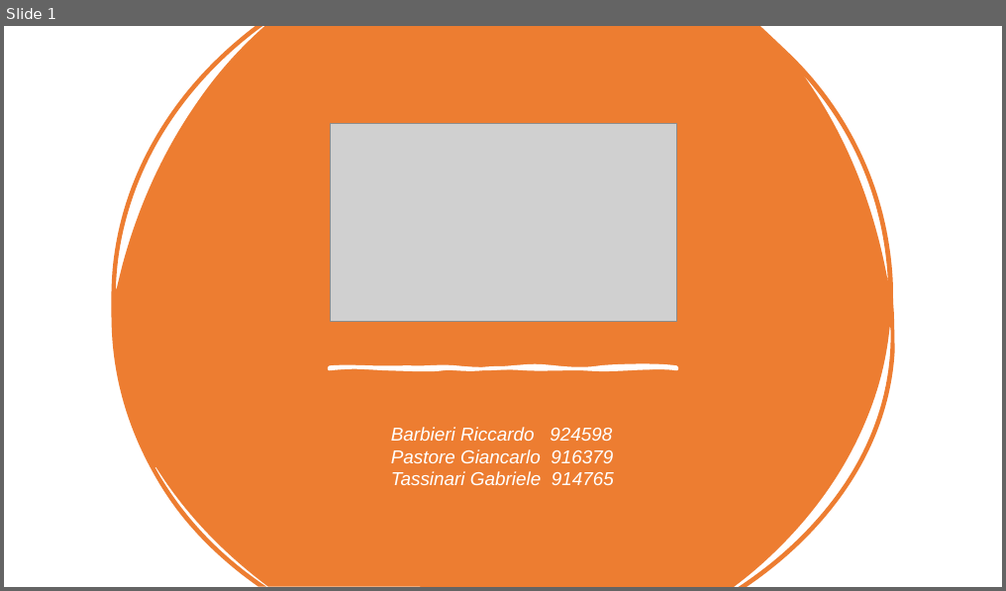
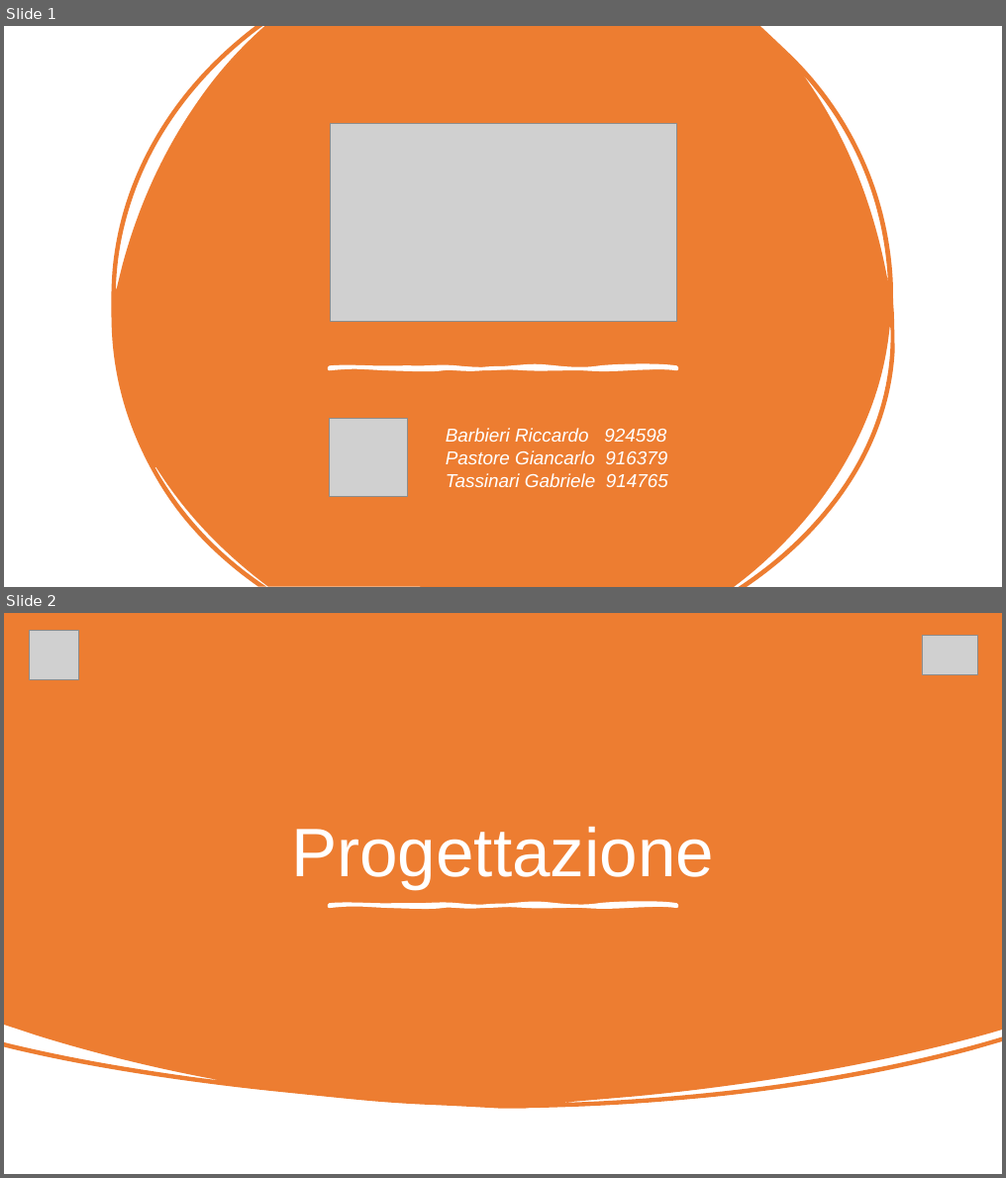
Before and after one commit to RiccardoBarbieri/iovoto, a slide deck: ioVoto.pptx. Shown one above the other, each under a label of ours: slide 1 before the commit, slides 1 and 2 after it. The pictures are 1006x591 and 1006x1178 pixels, drawn with LibreOffice and Linux fonts; fonts in the diff are those of the drawing; grey boxes stand for pictures. Boxes give left, top, right and bottom in pixels: in the first picture for what was removed or moved away, otherwise in the second. Text is boxed around its words. In the diff, an @@ line names an element or a change of style, - is before the commit and + after.

```diff
--- a/ioVoto.pptx
+++ b/ioVoto.pptx
@@ slide 2 added at box(4, 613, 1002, 1174), background #FFFFFF @@
@@ freeform shape added at box(4, 613, 1002, 1109), fill #ED7D31 @@
@@ picture added at box(29, 630, 79, 680) @@
@@ picture added at box(922, 636, 977, 675) @@
@@ title added at box(291, 826, 714, 889), 66 pt, text #FFFFFF @@
+Progettazione
@@ freeform shape added at box(330, 905, 677, 906), fill #FFFFFF, outline #FFFFFF 3.25 pt @@
@@ slide 1 changed as well @@
@@ picture added at box(330, 419, 408, 497) @@
@@ text "Barbieri Riccardo 924598": place and size @@
-text "Barbieri Riccardo 924598" at box(391, 427, 614, 485)
+text "Barbieri Riccardo 924598" at box(446, 428, 668, 487)
```
Also in this commit, not shown: 9 other slides changed, 1 other slide added, 1 slide removed.
